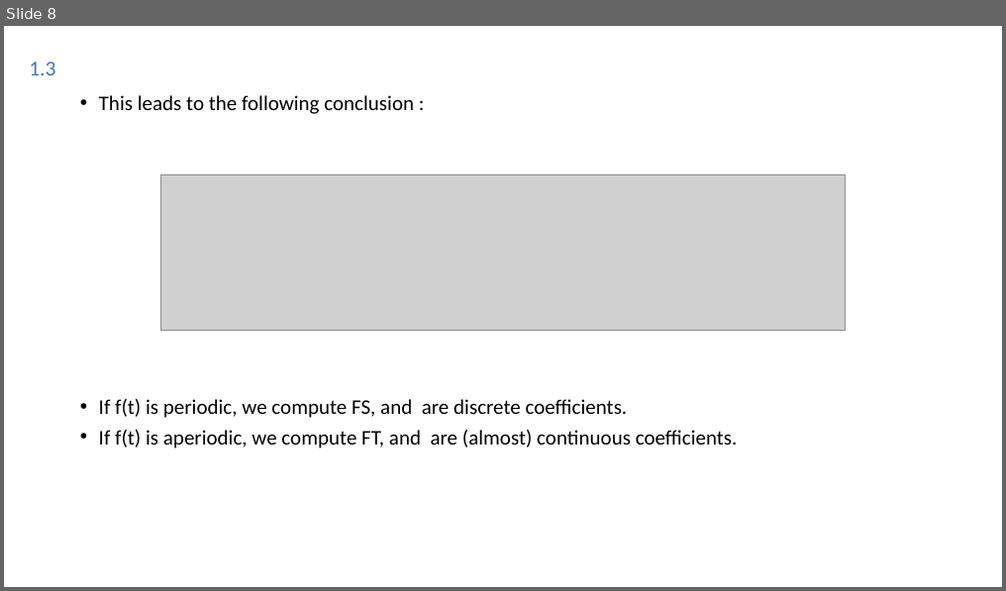
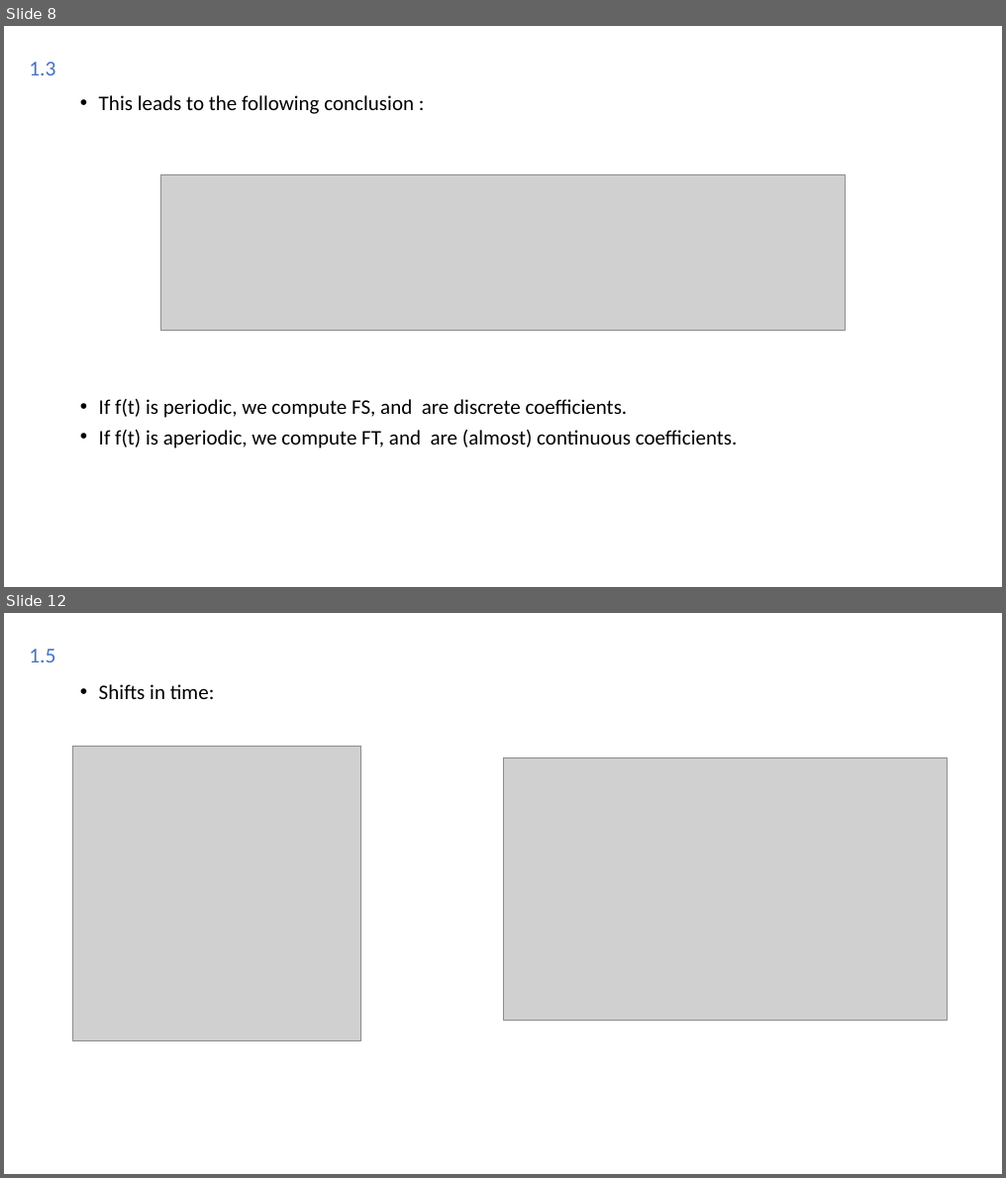
Before and after one commit to Joao-Quinta/Uni3eme_2, a slide deck: imagerieNumerique/Imagerie numérique.odp. Shown one above the other, each under a label of ours: slide 8 before the commit, slides 8 and 12 after it; the slides between them are not shown. The pictures are 1006x591 and 1006x1178 pixels, drawn with LibreOffice and Linux fonts; fonts in the diff are those of the drawing; grey boxes stand for pictures. Boxes give left, top, right and bottom in pixels: in the first picture for what was removed or moved away, otherwise in the second. Text is boxed around its words. In the diff, an @@ line names an element or a change of style, - is before the commit and + after.

```diff
--- a/imagerieNumerique/Imagerie numérique.odp
+++ b/imagerieNumerique/Imagerie numérique.odp
@@ slide 12 added at box(4, 613, 1002, 1174), background #FFFFFF @@
@@ text added at box(29, 649, 55, 663), 20.4 pt, text #4472C4 @@
+1.5
@@ text added at box(99, 684, 215, 699), 20 pt, text #000000 @@
+• Shifts in time:
@@ picture added at box(73, 747, 360, 1042) @@
@@ picture added at box(503, 759, 947, 1020) @@
```
Also in this commit, not shown: 3 slides changed, 3 other slides added, 3 other files.
